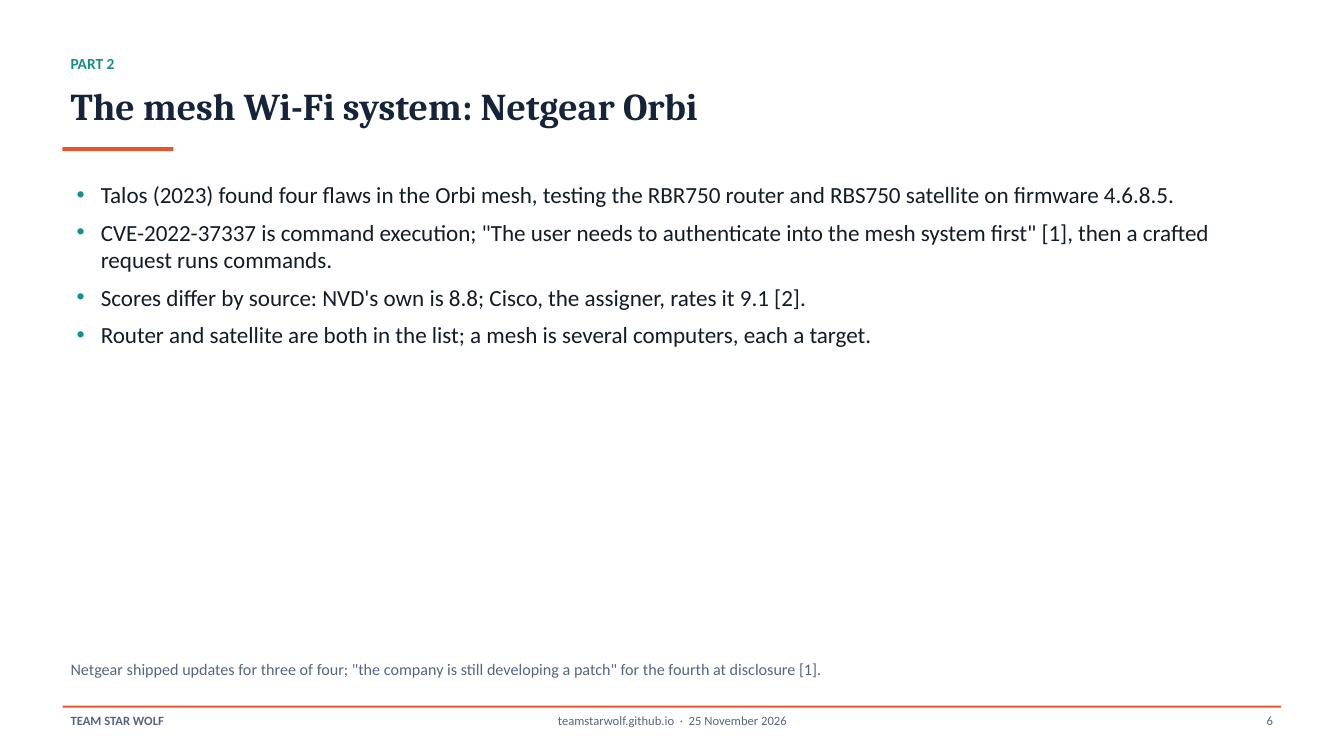
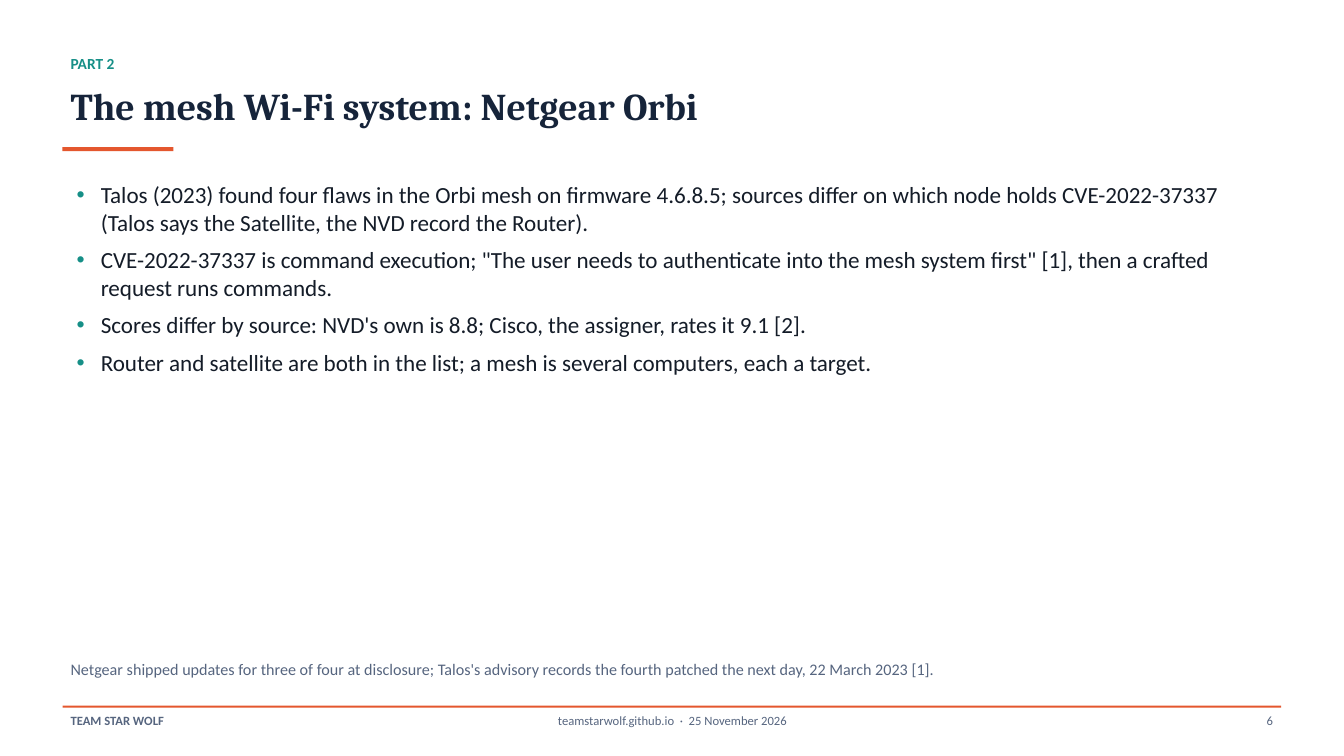
Before and after one commit to TeamStarWolf/TeamStarWolf, a slide deck: slide 6 of case-studies/slides/Mesh_Thread_Home_Network_Case_Study.pptx. Drawn at 1344x756 pixels with LibreOffice and Linux fonts; fonts in the diff are those of the drawing. Boxes give left, top, right and bottom in pixels: in the first picture for what was removed or moved away, otherwise in the second. Text is boxed around its words. In the diff, an @@ line names an element or a change of style, - is before the commit and + after.

```diff
--- a/case-studies/slides/Mesh_Thread_Home_Network_Case_Study.pptx
+++ b/case-studies/slides/Mesh_Thread_Home_Network_Case_Study.pptx
@@ text at [101,186,1217,235]: text changed @@
-• Talos (2023) found four flaws in the Orbi mesh, testing the RBR750 router and RBS750 satellite on firmware 4.6.8.5.
+• Talos (2023) found four flaws in the Orbi mesh on firmware 4.6.8.5; sources differ on which node holds CVE-2022-37337 (Talos says the Satellite, the NVD record the Router).
@@ text at [71,663,934,678]: text changed @@
-Netgear shipped updates for three of four; "the company is still developing a patch" for the fourth at disclosure [1].
+Netgear shipped updates for three of four at disclosure; Talos's advisory records the fourth patched the next day, 22 March 2023 [1].
```
Also in this commit, not shown: 4 other slides changed, 9 other files.
